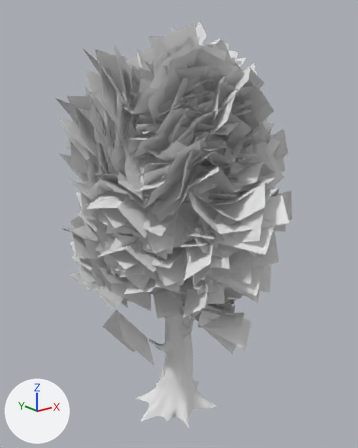
Before and after pictures for a commit that changed the Blender file Materials/Sprites/Tree01.blend.
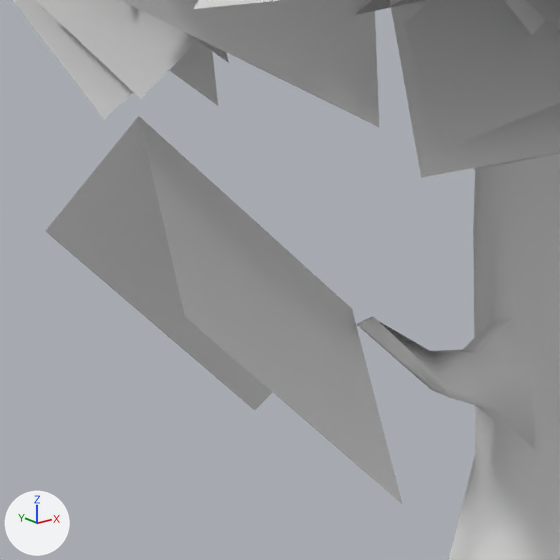
There are two pictures of each version: one whole from a 50 mm camera at (-7.34, -9.22, 8.93) aimed at (0.04, 0.0, 5.25), one close up on the part from 27% to 50% of the width and 65% to 84% of the height. The axes (+X, +Y, +Z) are drawn at lower left. The lights are the same throughout.
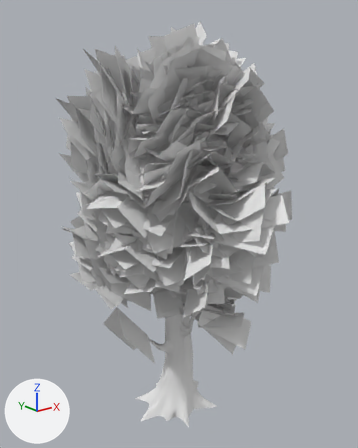
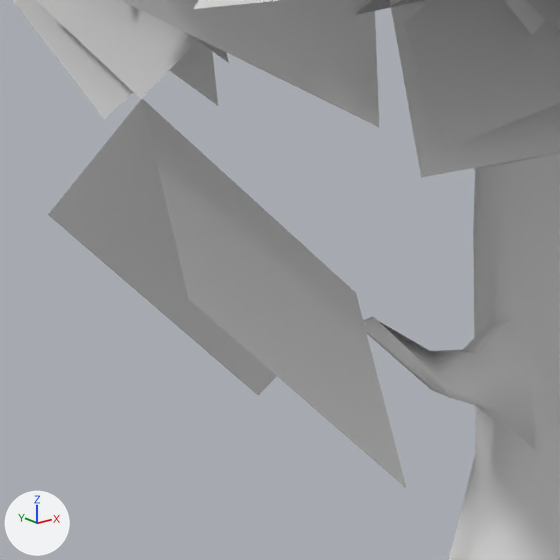
Changed parts and their boxes [x1, y1, x2, y2] in the close-ups (560 x 560 px):
part 1 of me_cylinder, built on
    before: [45, 116, 402, 504]
    after: [48, 99, 407, 489]

The change, as a list of edits to the scene's bpy script:
```text
Change me_cylinder:
    where me_cylinder.from_pydata(...)  # 6098 vertices, 2158 faces; spans x -2.78..2.93, y -3.1..2.81, z -0.96..8.93
    used by ob_cylinder; location = (0.0, 0.0, 0.992)
    verts and faces of me_cylinder; kept vertices keep their numbers, new ones are numbered from 6098
    before: 244 (-0.12, -0.37, 1.73), 245 (-0.18, -0.35, 1.75), 310 (-0.18, -0.35, 1.63), 324 (-0.22, -0.55, 1.72), 326 (-0.14, -0.59, 1.69)
    before: 6092 (-1.03, -0.06, 1.48) at pixel (352, 308), 6093 (-1.82, 0.07, 2.46) at pixel (138, 115), 6094 (-1.21, -0.61, 1.01) at pixel (402, 504), 6095 (-1.14, 0.45, 0.84) at pixel (254, 410), 6096 (-2.0, -0.48, 1.99) at pixel (185, 316)
    before: 6097 (-1.93, 0.59, 1.82) at pixel (45, 231)
    me_cylinder part 1
    add delete_faces([(244, 245, 310, 324, 326)])
    add for i in [6092, 6093, 6097]: verts[i] += (0.0, -0.03, 0.08)
    add verts[6094] = (-1.21, -0.64, 1.08)  # moved, pixel (406, 488)
    add verts[6095] = (-1.14, 0.43, 0.92)  # moved, pixel (258, 395)
    add verts[6096] = (-2.0, -0.5, 2.07)  # moved, pixel (188, 299)
    add faces += [(244, 245, 324), (244, 324, 326), (245, 310, 324)]  # smooth
```
